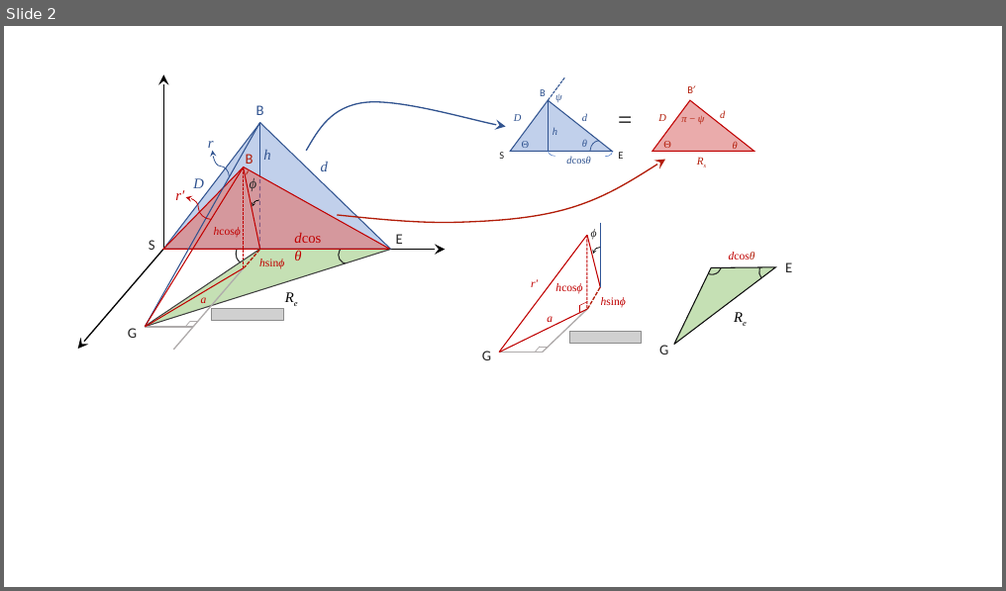
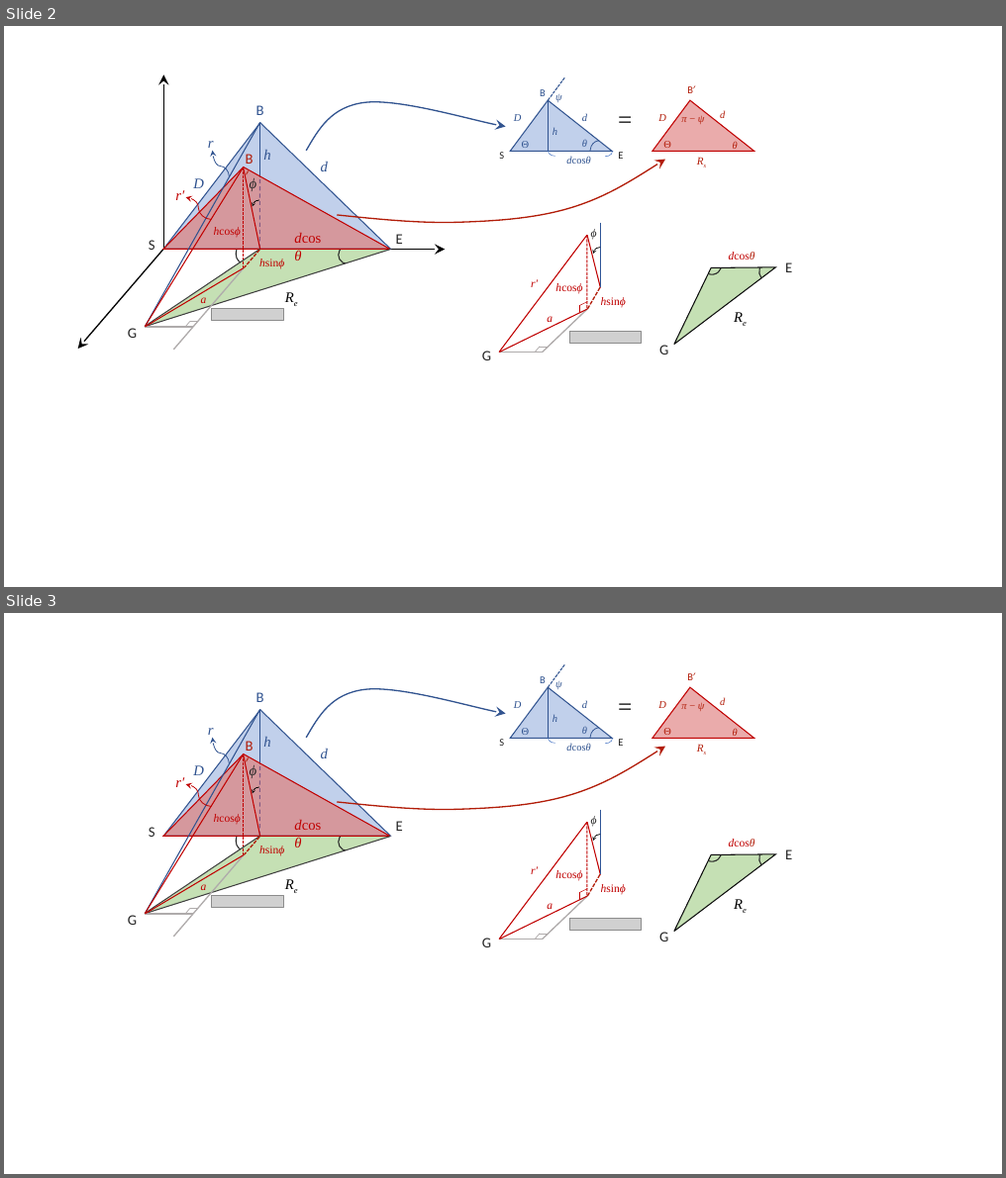
Before and after one commit to yenhsunlin/SNnuBDM2, a slide deck: doc/scheme.pptx. Shown one above the other, each under a label of ours: slide 2 before the commit, slides 2 and 3 after it. The pictures are 1006x591 and 1006x1178 pixels, drawn with LibreOffice and Linux fonts; fonts in the diff are those of the drawing; grey boxes stand for pictures; background and template pictures are left out. Boxes give left, top, right and bottom in pixels: in the first picture for what was removed or moved away, otherwise in the second. Text is boxed around its words. In the diff, an @@ line names an element or a change of style, - is before the commit and + after.

```diff
--- a/doc/scheme.pptx
+++ b/doc/scheme.pptx
@@ slide 3 added at (x1=4, y1=613, x2=1002, y2=1174), background #FFFFFF @@
@@ group added at (x1=128, y1=664, x2=792, y2=948): 44 texts, 28 lines, 10 arc (boxed as its full ellipse)s, 5 triangles, 3 freeform shapes, 2 pictures, 2 curved arrows @@
+r′
+hcosϕ
+a
+G
+Re
+dcosθ
+G
+E
+d
+D
+h
+S
+E
+r
+r′
+hcosϕ
+G
+hsinϕ
+dcosθ
+Re
+a
+B
+=
+h
+d
+θ
+dcosθ
+θ
+Θ
+ψ
+π − ψ
+d
+D
+Rs
+Θ
+D
+B′
+B
+B′
+S
+E
+hsinϕ
+ϕ
+ϕ
```
Also in this commit, not shown: 47 other files.
